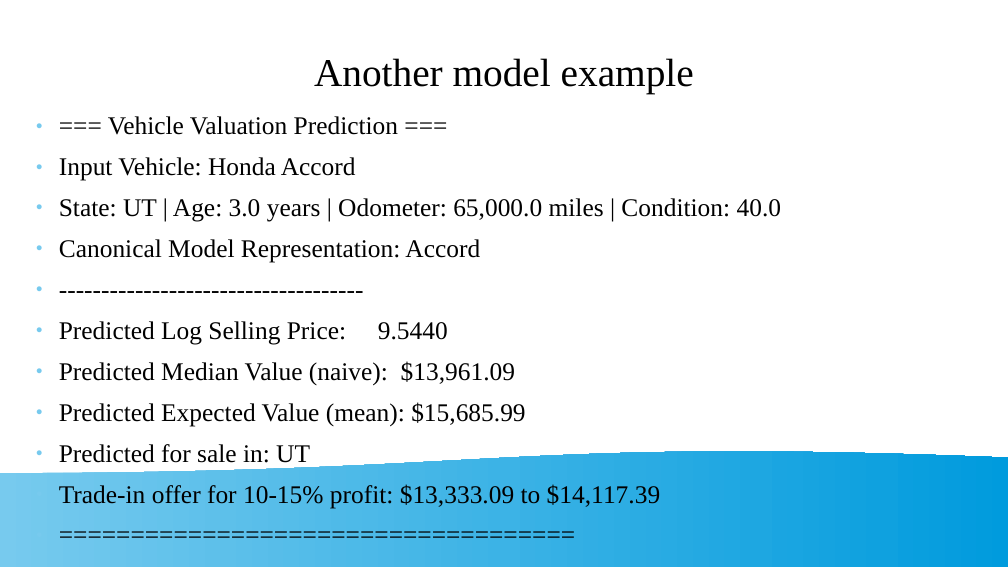
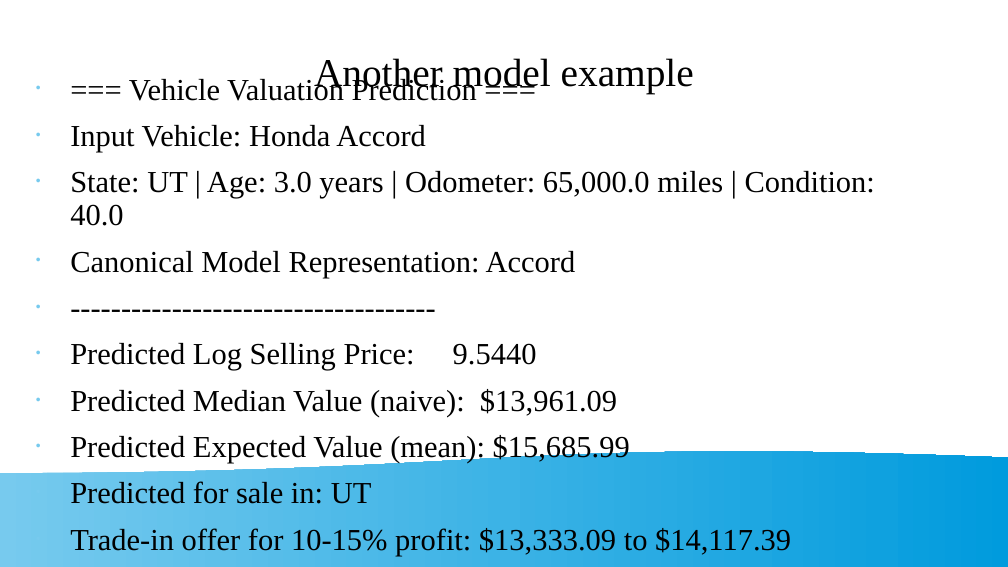
Before and after one commit to sbowler/project-one, a slide deck: slide 12 of presentations/project1_presentation.pptx. Drawn at 1008x567 pixels with LibreOffice and Linux fonts; fonts in the diff are those of the drawing. Boxes give left, top, right and bottom in pixels: in the first picture for what was removed or moved away, otherwise in the second. Text is boxed around its words. In the diff, an @@ line names an element or a change of style, - is before the commit and + after.

```diff
--- a/presentations/project1_presentation.pptx
+++ b/presentations/project1_presentation.pptx
@@ subtitle "=== Vehicle Valuation Prediction ===": place and size @@
-subtitle "=== Vehicle Valuation Prediction ===" at (59, 116, 782, 508)
+subtitle "=== Vehicle Valuation Prediction ===" at (70, 125, 875, 556)
@@ subtitle "=== Vehicle Valuation Prediction ===" at (70, 125, 875, 556): size 20 to 24 pt; bullet ● to • @@
```
Also in this commit, not shown: 6 other slides changed, 1 other file.
